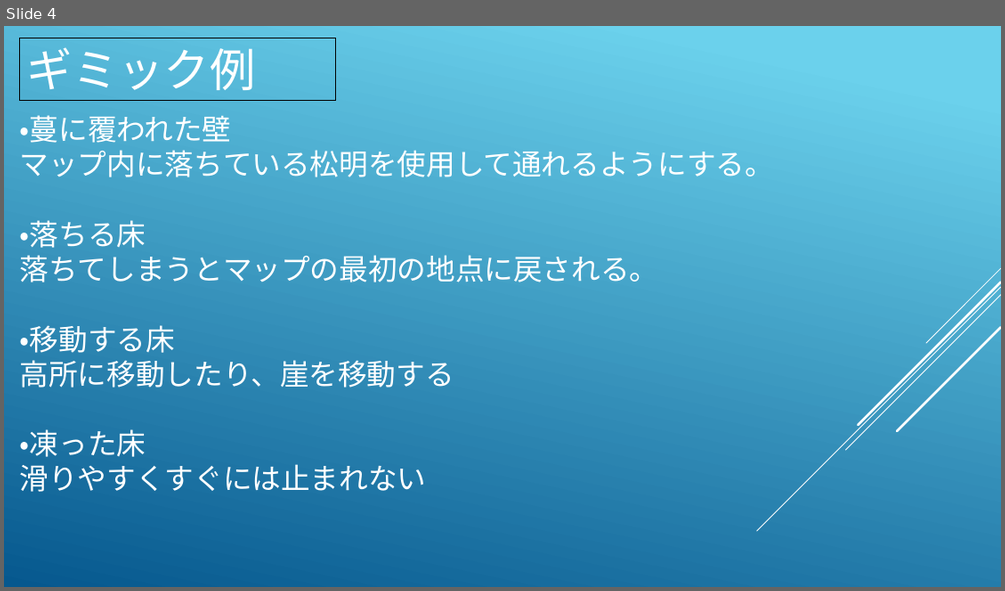
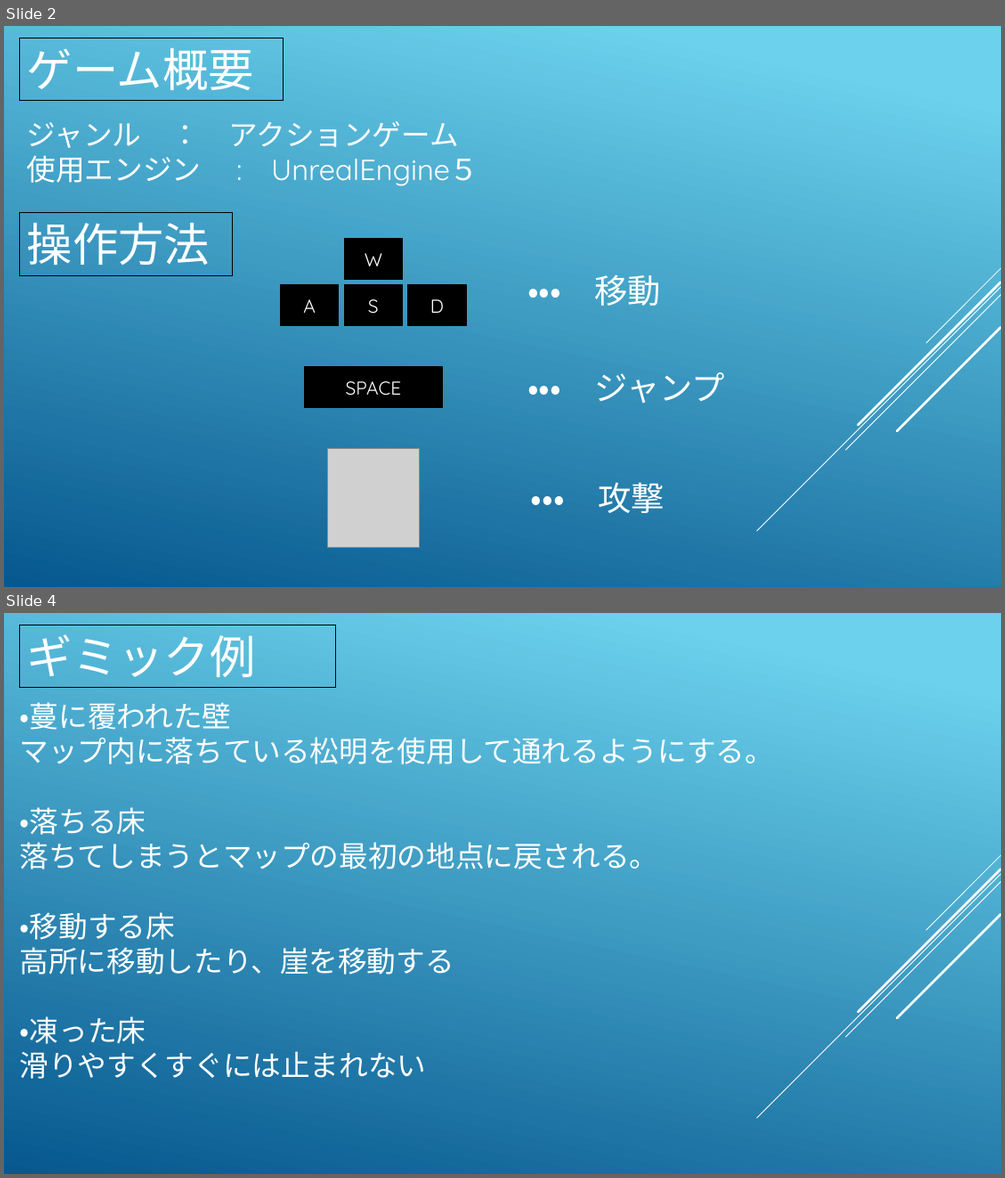
Before and after one commit to KawanoTakumi/2B-Team, a slide deck: Back To Home.pptx. Shown one above the other, each under a label of ours: slide 4 before the commit, slides 2 and 4 after it; the slides between them are not shown. The pictures are 1005x591 and 1005x1178 pixels, drawn with LibreOffice and Linux fonts; fonts in the diff are those of the drawing; grey boxes stand for pictures. Boxes give left, top, right and bottom in pixels: in the first picture for what was removed or moved away, otherwise in the second. Text is boxed around its words. In the diff, an @@ line names an element or a change of style, - is before the commit and + after.

```diff
--- a/Back To Home.pptx
+++ b/Back To Home.pptx
@@ slide 2 added at box(4, 26, 1001, 587), background gradient #6ED2EB to #06588E; not listed: 5 template elements that a slide beside it also shows @@
@@ rectangle added at box(20, 38, 283, 101), outline #000000 0.75 pt, 44 pt, text #FFFFFF @@
+ゲーム概要
@@ text added at box(27, 121, 479, 186), 28 pt, text #FFFFFF @@
+ジャンル ： アクションゲーム
+使用エンジン : UnrealEngine５
@@ rectangle added at box(20, 212, 232, 275), outline #000000 0.75 pt, 44 pt, text #FFFFFF @@
+操作方法
@@ group added at box(281, 239, 466, 326): 4 rectangles @@
+W
+S
+A
+D
@@ text added at box(527, 274, 662, 305), 32 pt, text #FFFFFF @@
+・・・ 移動
@@ rectangle added at box(305, 367, 442, 408), fill #000000, outline #000000 1.25 pt, 18 pt, text #FFFFFF @@
+SPACE
@@ text added at box(527, 372, 725, 402), 32 pt, text #FFFFFF @@
+・・・ ジャンプ
@@ picture added at box(328, 449, 419, 548) @@
@@ text added at box(531, 482, 664, 513), 32 pt, text #FFFFFF @@
+・・・ 攻撃
```
Also in this commit, not shown: 3 slides changed, 1 slide removed, 26 other files.
